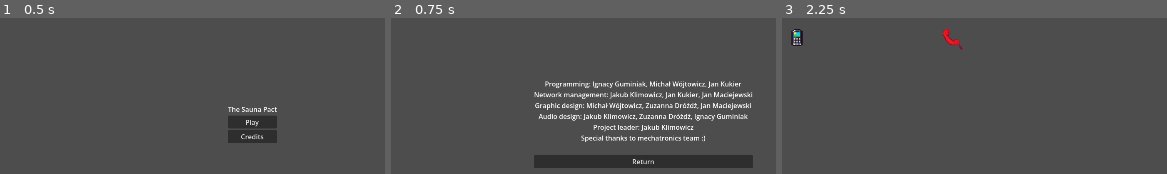
Above: before the commit, frames 1-3 (left to right).
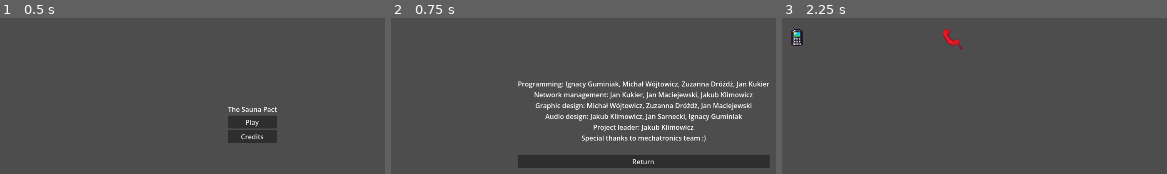
Above: after the commit, the same moments.

Repository: Orozon64/The-Sauna-Pact
Game: Godot game, scene res://scenes/main_menu.tscn
Two runs of this game, one before a commit and one after it. Both use one fixed random seed, a clock stepped at 60 frames per second and the inputs below.
Inputs:
- Up to frame 1 (0.5 s): no input
- Up to frame 2 (0.75 s): click "Credits" at 0.5 s
- Up to frame 3 (2.25 s): click "Return" at 1.25 s; click "Play" at 2 s

Frame 1 is identical in both runs. In frame 2, 5.5% of the frame differs, in the area x 32-99%, y 40-97%; in frame 3, nothing differs.

Commit message:
Update of the credits (mistakes corrected) by ktpilot
kubusthepilot

Diff:
--- a/scripts/main_menu.gd
+++ b/scripts/main_menu.gd
@@ -31,7 +31,7 @@
 	$CreditsButton.hide()
 	$PlayButton.hide()
 	$ReturnButton.show()
-	$Label.text = "Programming: Ignacy Guminiak, Michał Wójtowicz, Jan Kukier\nNetwork management: Jakub Klimowicz, Jan Kukier, Jan Maciejewski\nGraphic design: Michał Wójtowicz, Zuzanna Dróżdż, Jan Maciejewski\nAudio design: Jakub Klimowicz, Zuzanna Dróżdż, Ignacy Guminiak\nProject leader: Jakub Klimowicz\nSpecial thanks to mechatronics team :)\n"
+	$Label.text = "Programming: Ignacy Guminiak, Michał Wójtowicz, Zuzanna Dróżdż, Jan Kukier\nNetwork management: Jan Kukier, Jan Maciejewski, Jakub Klimowicz\nGraphic design: Michał Wójtowicz, Zuzanna Dróżdż, Jan Maciejewski\nAudio design: Jakub Klimowicz, Jan Sarnecki, Ignacy Guminiak\nProject leader: Jakub Klimowicz\nSpecial thanks to mechatronics team :)\n"
 	$Label.horizontal_alignment = HORIZONTAL_ALIGNMENT_CENTER
 func _return_to_menu():
 	$CreditsButton.show()
